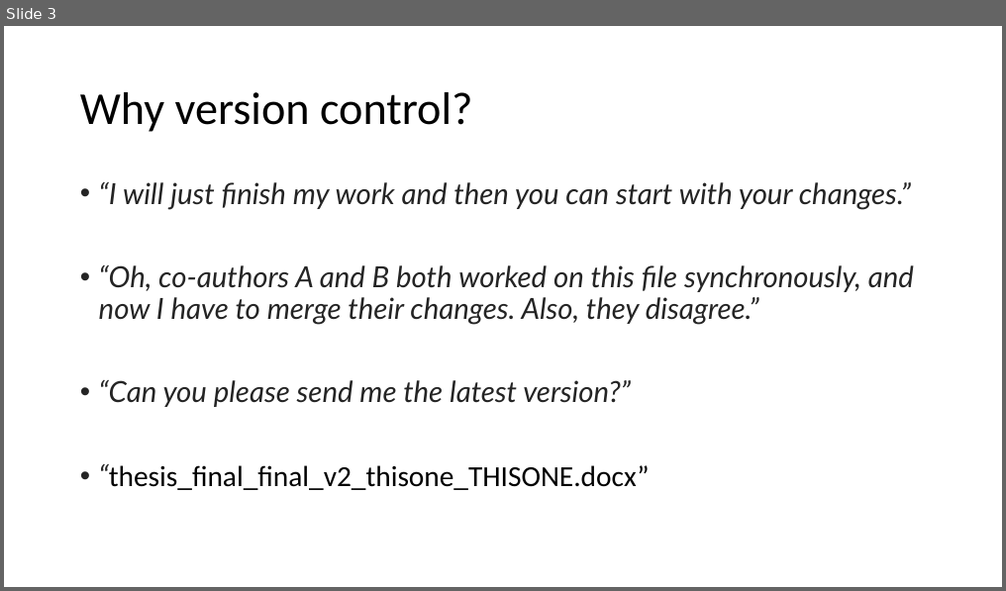
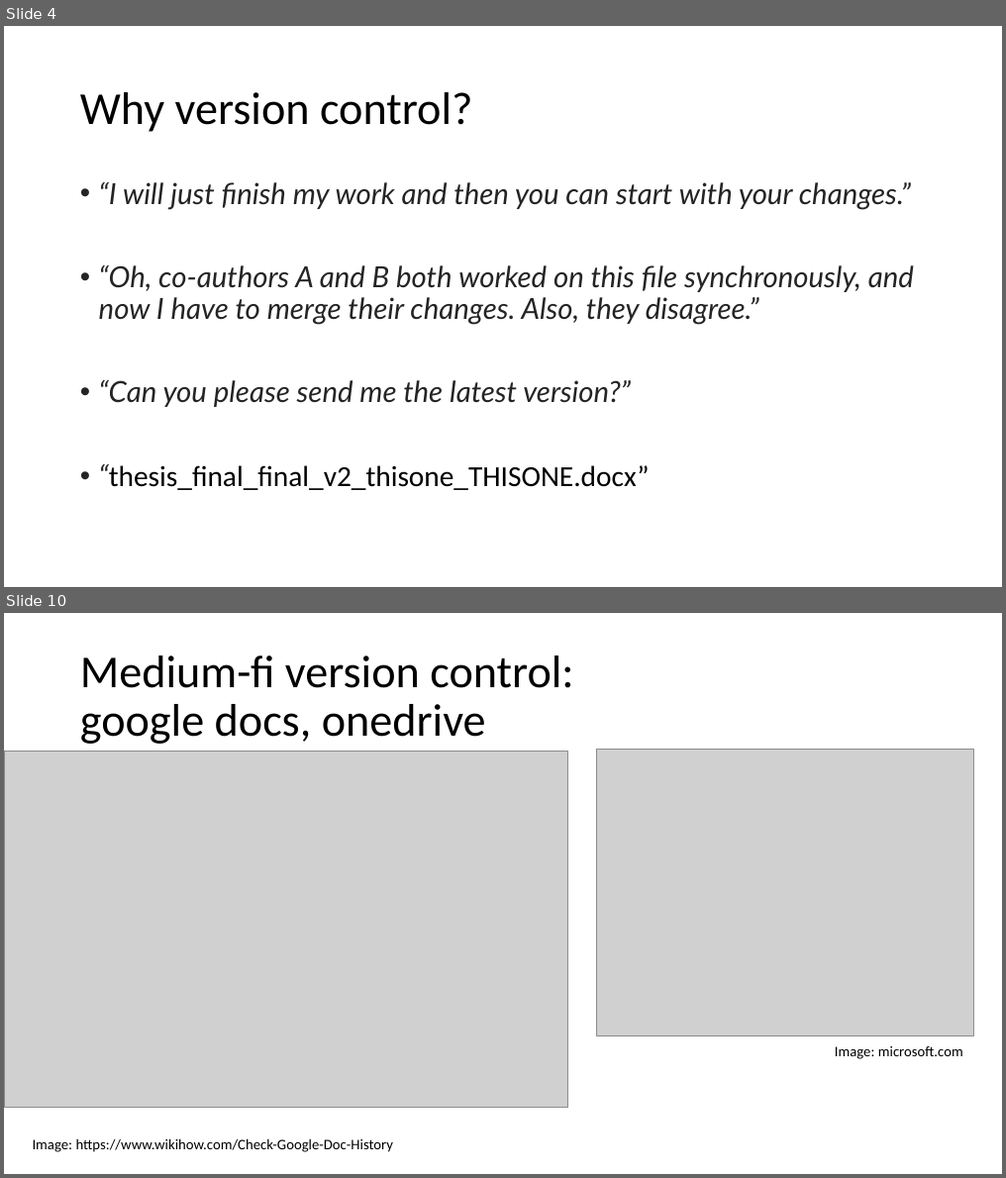
Before and after one commit to VHP4Safety/github_intro_training, a slide deck: powerpoints/github_part1.pptx. Shown one above the other, each under a label of ours: slide 3 before the commit, slides 4 and 10 after it; the slides between them are not shown. The pictures are 1006x591 and 1006x1178 pixels, drawn with LibreOffice and Linux fonts; fonts in the diff are those of the drawing; grey boxes stand for pictures. Boxes give left, top, right and bottom in pixels: in the first picture for what was removed or moved away, otherwise in the second. Text is boxed around its words. In the diff, an @@ line names an element or a change of style, - is before the commit and + after.

Commit message:
ppt intro version control

```diff
--- a/powerpoints/github_part1.pptx
+++ b/powerpoints/github_part1.pptx
@@ slide 10 added at <box>4,613,1002,1174</box>, background #FFFFFF @@
@@ title added at <box>80,656,573,744</box>, 44 pt, text #000000 @@
+Medium-fi version control:
+google docs, onedrive
@@ picture added at <box>4,752,567,1108</box> @@
@@ picture added at <box>597,750,974,1036</box> @@
@@ text added at <box>835,1047,963,1059</box>, 14 pt, text #000000 @@
+Image: microsoft.com
@@ text added at <box>33,1139,394,1153</box>, 14 pt, text #000000 @@
+Image: https://www.wikihow.com/Check-Google-Doc-History
@@ what was slide 3 is now slide 4 @@
```
Also in this commit, not shown: 5 slides changed, 13 other slides added, 2 slides removed.
